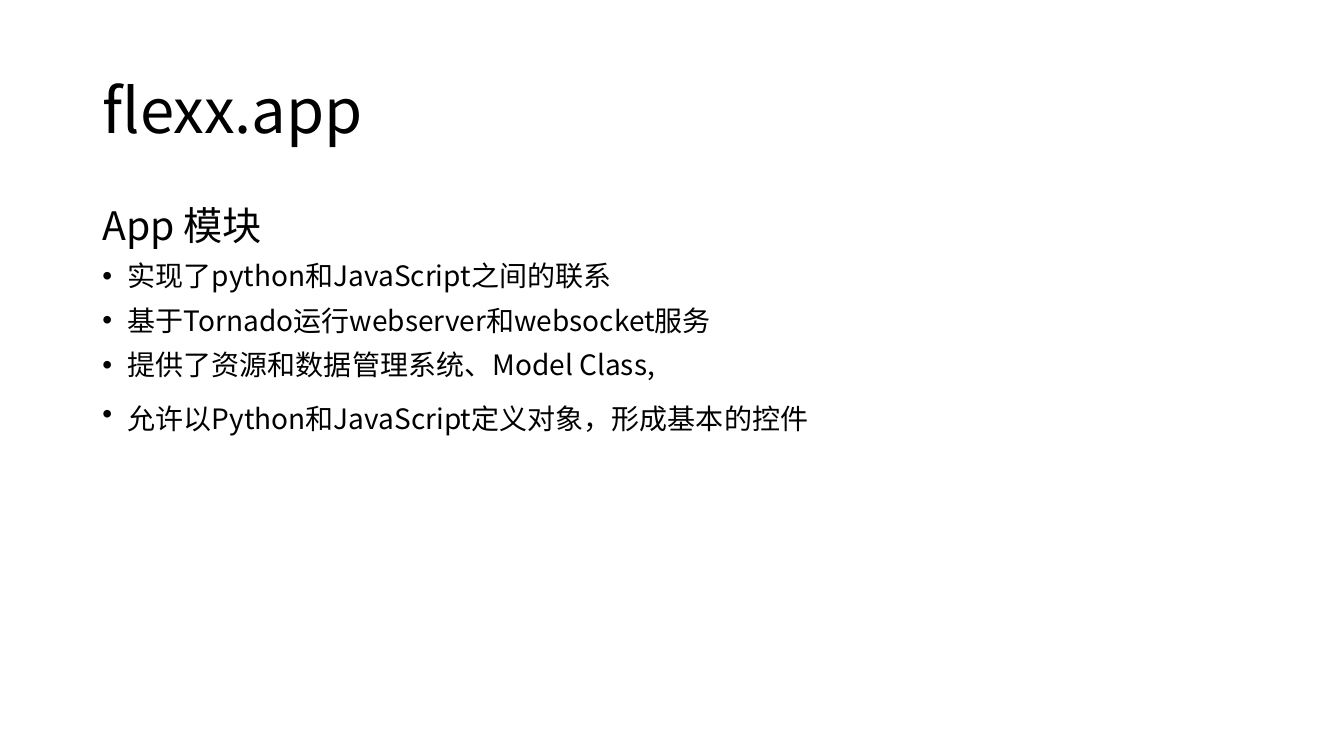
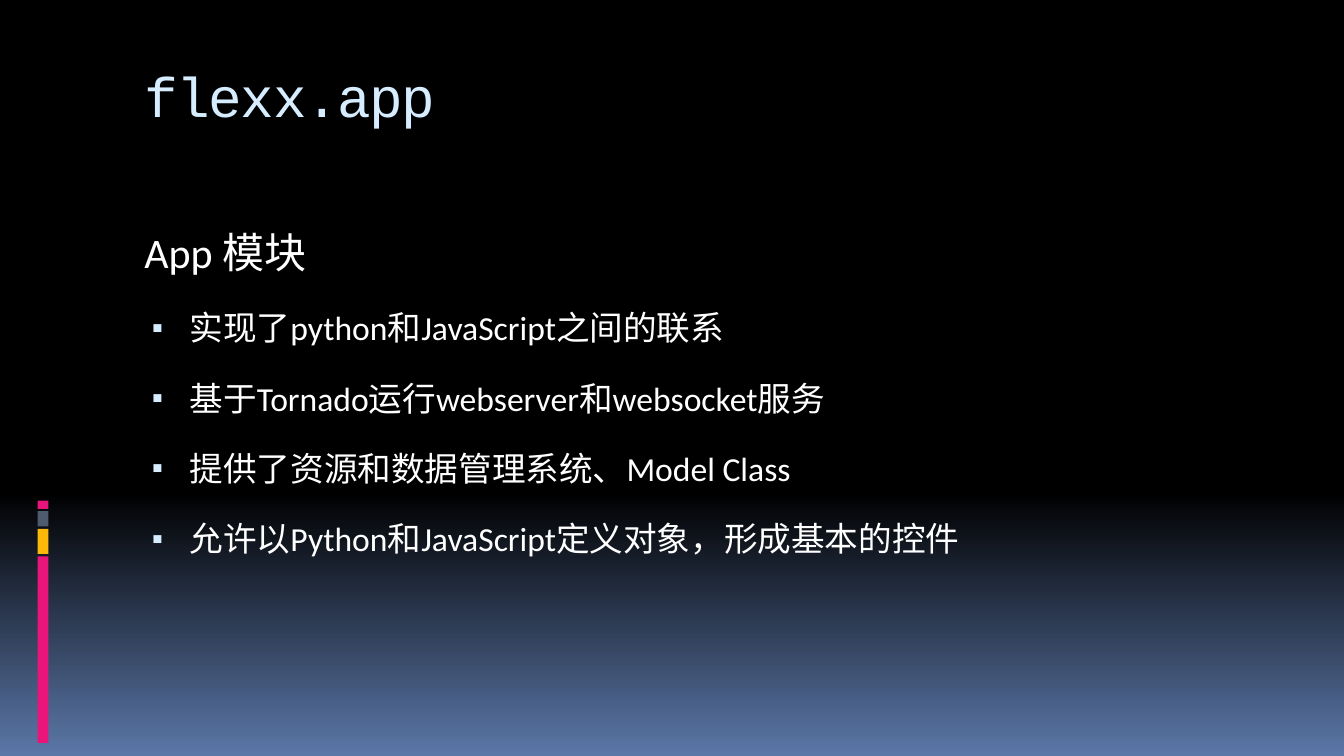
Before and after one commit to 260936767/UpdateServer, a slide deck: slide 22 of flexx_study/report for python&flexx.pptx (slide 18 before the commit). Drawn at 1344x756 pixels with LibreOffice and Linux fonts; fonts in the diff are those of the drawing. Boxes give left, top, right and bottom in pixels: in the first picture for what was removed or moved away, otherwise in the second. Text is boxed around its words. In the diff, an @@ line names an element or a change of style, - is before the commit and + after.

```diff
--- a/flexx_study/report for python&flexx.pptx
+++ b/flexx_study/report for python&flexx.pptx
@@ background #FFFFFF to gradient #000000 to #5B77A8 @@
@@ title "flexx.app": place and size @@
-title "flexx.app" at (102,83,362,147)
+title "flexx.app" at (144,77,435,129)
@@ title "flexx.app" at (144,77,435,129): size 44 to 40 pt, font Noto Sans CJK SC to Courier New, text colour #000000 to #D6ECFF, letter spacing 0 to -1 pt; line spacing 0.9 to 1; vertical alignment middle to top @@
@@ rectangle added at (32,75,33,115), fill #000000 @@
@@ rectangle added at (36,75,37,115), fill #000000 @@
@@ rectangle added at (39,75,43,115), fill #000000 @@
@@ rectangle added at (45,75,52,115), fill #000000 @@
@@ text "App 模块": place and size @@
-text "App 模块" at (102,207,808,436)
+text "App 模块" at (144,232,960,557)
@@ text at (144,232,960,557): size 28 to 30 pt in "App 模块"; font Noto Sans CJK SC to Calibri, text colour #000000 to #FFFFFF in "App 模块", "实现了python和JavaScript之间的联系", "基于Tornado运行webserver和websocket服务", "允许以Python和JavaScript定义对象，形成基本的控件"; size 20 to 24 pt in "实现了python和JavaScript之间的联系", "基于Tornado运行webserver和websocket服务", "允许以Python和JavaScript定义对象，形成基本的控件"; line spacing 0.9 to 1.5; less space between paragraphs; bullet • to ▪ @@
@@ text at (190,452,791,484): text changed; size 20 to 24 pt; font Noto Sans CJK SC to Calibri; text colour #000000 to #FFFFFF @@
-• 提供了资源和数据管理系统、Model Class,
+▪ 提供了资源和数据管理系统、Model Class
@@ rectangle added at (37,501,48,509), fill #EA157A @@
@@ rectangle added at (37,529,48,555), fill #FEB80A @@
@@ rectangle added at (37,511,48,526), fill #4E5B6F @@
@@ rectangle added at (37,557,48,743), fill #EA157A @@
```
Also in this commit, not shown: 38 other slides changed, 5 slides added, 1 slide removed.
